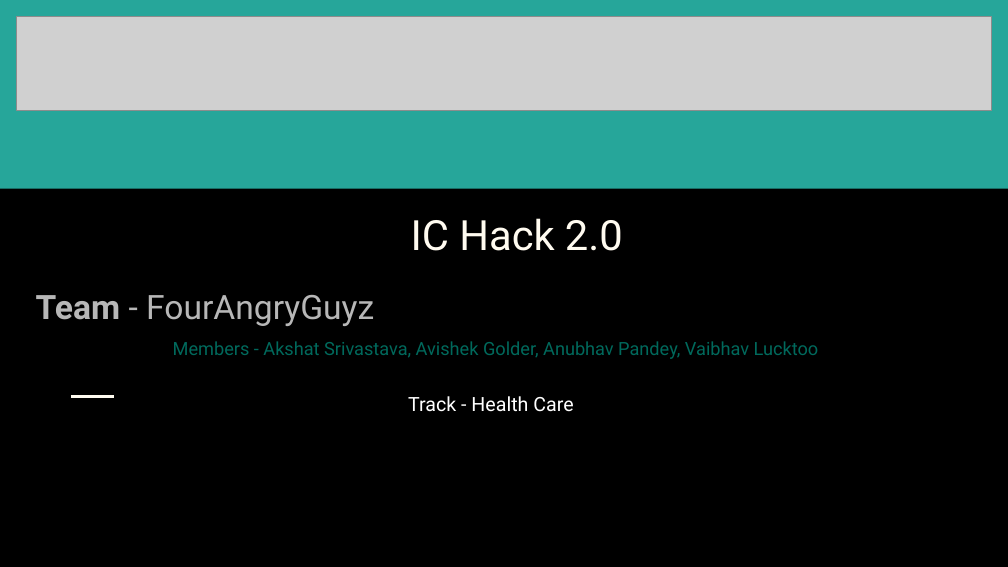
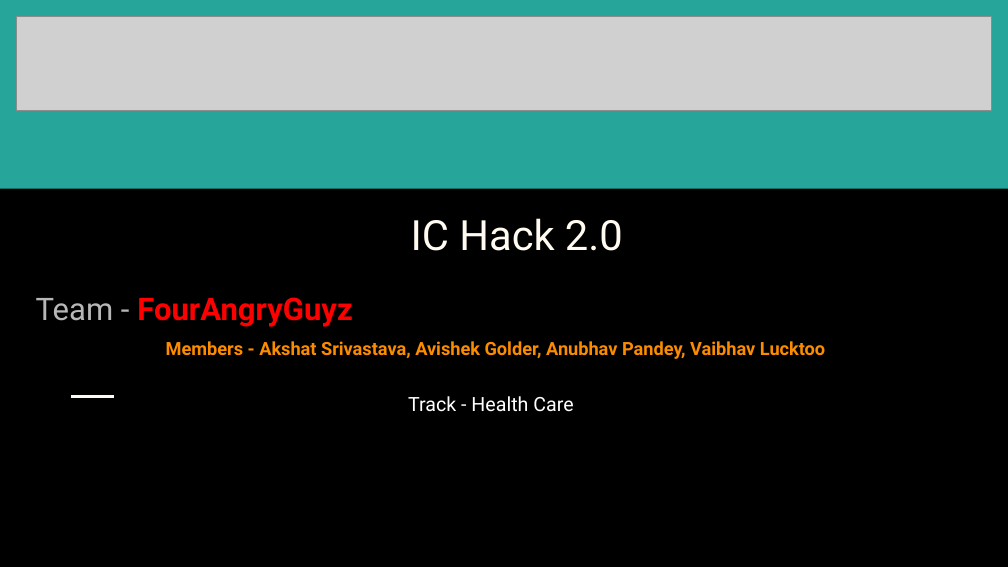
Before and after one commit to AkshatSri-0512/ICHACK_FourAngryGuyz, a slide deck: slide 1 of IC HACK 2.0 FourAngryGuyz.pptx. Drawn at 1008x567 pixels with LibreOffice and Linux fonts; fonts in the diff are those of the drawing; grey boxes stand for pictures. Boxes give left, top, right and bottom in pixels: in the first picture for what was removed or moved away, otherwise in the second. Text is boxed around its words. In the diff, an @@ line names an element or a change of style, - is before the commit and + after.

```diff
--- a/IC HACK 2.0 FourAngryGuyz.pptx
+++ b/IC HACK 2.0 FourAngryGuyz.pptx
@@ subtitle "Team - FourAngryGuyz" at bbox=[36, 297, 352, 327]: size 24 to 22.2 pt; text colour #B7B7B7 to #FF0000, bold on in "FourAngryGuyz"; bold off in "Team"; line spacing 0.8 to 0.9 @@
@@ text "Members - Akshat Srivastava, Avishek ..." at bbox=[166, 341, 826, 359]: text colour #00695C to #FB8C00, bold on @@
```
